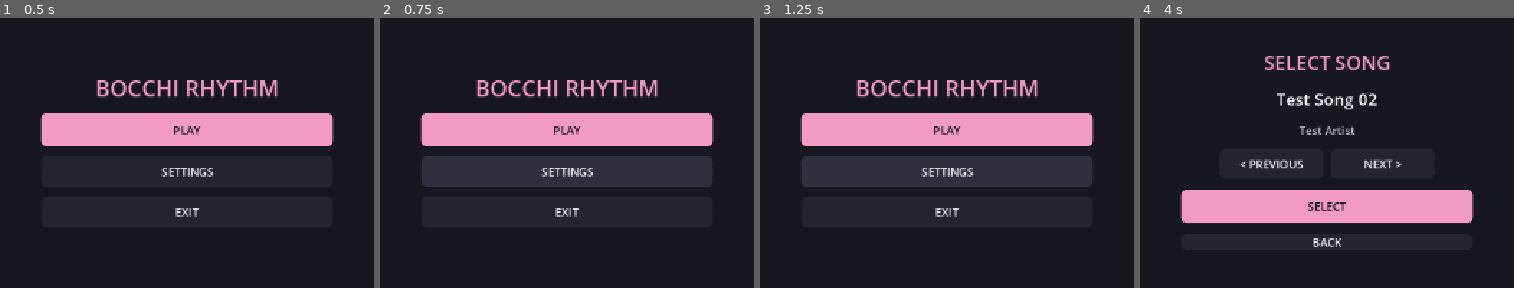
Above: before the commit, frames 1-4 (left to right).
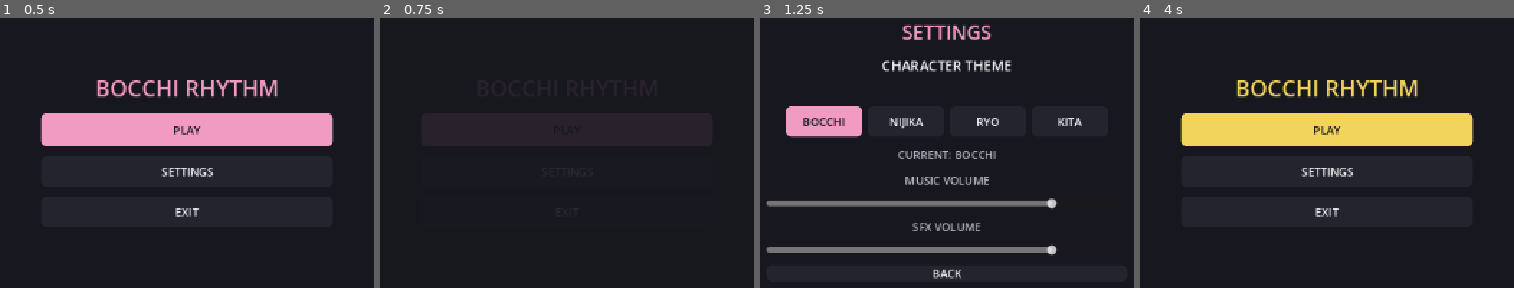
Above: after the commit, the same moments.

Repository: 7ahin/Bocchi-Rhythm
Game: Godot game, scene res://scenes/menu/MainMenu.tscn
Two runs of this game, one before a commit and one after it. Both use one fixed random seed, a clock stepped at 60 frames per second and the inputs below. Sound files missing from this copy of the repository are replaced by a short silence.
Inputs (mouse positions are in pixels of both pictures, inside the frame that each line leads up to):
- Up to frame 1 (0.5 s): no input
- Up to frame 2 (0.75 s): click "SETTINGS" at 0.5 s
- Up to frame 3 (1.25 s): no input
- Up to frame 4 (4 s): click (1203, 120) at 1.25 s, where only the run after the commit has a clickable "BOCCHI"; click (1285, 120) at 2 s, where only the run after the commit has a clickable "NIJIKA"; click (1327, 207) at 2.75 s, where only the run before the commit has a clickable "SELECT"; click "BACK" at 3.5 s

Frame 1 is identical in both runs. In frame 2, 20% of the frame differs, in the area x 10-90%, y 22-74%; in frame 3, 26%, in the area x 1-90%, y 2-97%; in frame 4, 23%.

Commit message:
add character themes, persistent settings and audio controls"

Diff:
--- /dev/null
+++ b/default_bus_layout.tres
@@ -0,0 +1,15 @@
+[gd_resource type="AudioBusLayout" format=3 uid="uid://d3q1feebh2nre"]
+
+[resource]
+bus/1/name = &"Music"
+bus/1/solo = false
+bus/1/mute = true
+bus/1/bypass_fx = false
+bus/1/volume_db = -2.630247
+bus/1/send = &"Master"
+bus/2/name = &"SFX"
+bus/2/solo = false
+bus/2/mute = false
+bus/2/bypass_fx = false
+bus/2/volume_db = 0.0
+bus/2/send = &"Master"
--- a/project.godot
+++ b/project.godot
@@ -21,6 +21,7 @@
 SongLibrary="*res://scripts/core/song_library.gd"
 SceneTransition="*res://scripts/core/scene_transition.gd"
 UiAudioManager="*res://scripts/core/ui_audio_manager.gd"
+ThemeManager="*res://scripts/core/theme_manager.gd"
 
 [display]
 
--- a/scenes/gameplay/Gameplay.tscn
+++ b/scenes/gameplay/Gameplay.tscn
@@ -176,6 +176,7 @@
 
 [node name="MusicPlayer" type="AudioStreamPlayer" parent="AudioManager" unique_id=1115307180]
 stream = ExtResource("4_jfjcr")
+bus = &"Music"
 
 [node name="JudgementManager" type="Node" parent="." unique_id=319944895]
 script = ExtResource("5_jfjcr")
@@ -203,7 +204,7 @@
 
 [node name="SongTitleLabel" type="Label" parent="HUD/MarginContainer/VBoxContainer" unique_id=778997348]
 layout_mode = 2
-theme_override_colors/font_color = Color(0.9490196, 0.60784316, 0.7607843, 1)
+theme_type_variation = &"AccentLabel"
 text = "SONG"
 
 [node name="DifficultyLabel" type="Label" parent="HUD/MarginContainer/VBoxContainer" unique_id=1768355678]
@@ -254,7 +255,7 @@
 
 [node name="PauseLabel" type="Label" parent="HUD/PauseMenu/CenterContainer/VBoxContainer" unique_id=2055109100]
 layout_mode = 2
-theme_override_colors/font_color = Color(0.9490196, 0.60784316, 0.7607843, 1)
+theme_type_variation = &"AccentLabel"
 theme_override_font_sizes/font_size = 28
 text = "PAUSED"
 horizontal_alignment = 1
--- a/scenes/menu/DifficultySelect.tscn
+++ b/scenes/menu/DifficultySelect.tscn
@@ -50,7 +50,7 @@
 
 [node name="DifficultyTitleLabel" type="Label" parent="CenterContainer/VBoxContainer" unique_id=2085337634]
 layout_mode = 2
-theme_override_colors/font_color = Color(0.9490196, 0.60784316, 0.7607843, 1)
+theme_type_variation = &"AccentLabel"
 theme_override_font_sizes/font_size = 20
 text = "SELECT DIFFICULTY"
 horizontal_alignment = 1
--- a/scenes/menu/MainMenu.tscn
+++ b/scenes/menu/MainMenu.tscn
@@ -35,7 +35,7 @@
 
 [node name="TitleLabel" type="Label" parent="CenterContainer/VBoxContainer" unique_id=418397585]
 layout_mode = 2
-theme_override_colors/font_color = Color(0.9490196, 0.60784316, 0.7607843, 1)
+theme_type_variation = &"AccentLabel"
 theme_override_font_sizes/font_size = 32
 text = "BOCCHI RHYTHM"
 horizontal_alignment = 1
--- /dev/null
+++ b/scenes/menu/Settings.tscn
@@ -0,0 +1,118 @@
+[gd_scene format=3 uid="uid://c21dwnj2per8i"]
+
+[ext_resource type="Script" uid="uid://dixoknw4fyfhc" path="res://scripts/ui/settings.gd" id="1_pe4y6"]
+
+[sub_resource type="ButtonGroup" id="ButtonGroup_76ncl"]
+
+[node name="Settings" type="Control" unique_id=373095062]
+layout_mode = 3
+anchors_preset = 15
+anchor_right = 1.0
+anchor_bottom = 1.0
+grow_horizontal = 2
+grow_vertical = 2
+script = ExtResource("1_pe4y6")
+
+[node name="Background" type="ColorRect" parent="." unique_id=1910363999]
+layout_mode = 1
+anchors_preset = 15
+anchor_right = 1.0
+anchor_bottom = 1.0
+grow_horizontal = 2
+grow_vertical = 2
+color = Color(0.09019608, 0.09019608, 0.12156863, 1)
+
+[node name="CenterContainer" type="CenterContainer" parent="." unique_id=780429340]
+layout_mode = 1
+anchors_preset = 15
+anchor_right = 1.0
+anchor_bottom = 1.0
+grow_horizontal = 2
+grow_vertical = 2
+
+[node name="VBoxContainer" type="VBoxContainer" parent="CenterContainer" unique_id=1503325513]
+custom_minimum_size = Vector2(520, 0)
+layout_mode = 2
+theme_override_constants/separation = 14
+
+[node name="TitleLabel" type="Label" parent="CenterContainer/VBoxContainer" unique_id=111653337]
+layout_mode = 2
+theme_type_variation = &"AccentLabel"
+theme_override_font_sizes/font_size = 28
+text = "SETTINGS"
+horizontal_alignment = 1
+
+[node name="ThemeLabel" type="Label" parent="CenterContainer/VBoxContainer" unique_id=1251182011]
+layout_mode = 2
+theme_override_colors/font_color = Color(0.96862745, 0.96862745, 0.98039216, 1)
+theme_override_font_sizes/font_size = 20
+text = "CHARACTER THEME
+"
+horizontal_alignment = 1
+
+[node name="ThemeContainer" type="HBoxContainer" parent="CenterContainer/VBoxContainer" unique_id=1863765700]
+layout_mode = 2
+theme_override_constants/separation = 8
+alignment = 1
+
+[node name="BocchiButton" type="Button" parent="CenterContainer/VBoxContainer/ThemeContainer" unique_id=490566463]
+custom_minimum_size = Vector2(110, 44)
+layout_mode = 2
+theme_type_variation = &"BocchiThemeButton"
+toggle_mode = true
+button_group = SubResource("ButtonGroup_76ncl")
+text = "BOCCHI"
+
+[node name="NijikaButton" type="Button" parent="CenterContainer/VBoxContainer/ThemeContainer" unique_id=118806734]
+custom_minimum_size = Vector2(110, 44)
+layout_mode = 2
+theme_type_variation = &"NijikaThemeButton"
+toggle_mode = true
+button_group = SubResource("ButtonGroup_76ncl")
+text = "NIJIKA"
+
+[node name="RyoButton" type="Button" parent="CenterContainer/VBoxContainer/ThemeContainer" unique_id=98697988]
+custom_minimum_size = Vector2(110, 44)
+layout_mode = 2
+theme_type_variation = &"RyoThemeButton"
+toggle_mode = true
+button_group = SubResource("ButtonGroup_76ncl")
+text = "RYO"
+
+[node name="KitaButton" type="Button" parent="CenterContainer/VBoxContainer/ThemeContainer" unique_id=2036086419]
+custom_minimum_size = Vector2(110, 44)
+layout_mode = 2
+theme_type_variation = &"KitaThemeButton"
+toggle_mode = true
+button_group = SubResource("ButtonGroup_76ncl")
+text = "KITA"
+
+[node name="CurrentThemeLabel" type="Label" parent="CenterContainer/VBoxContainer" unique_id=1503800276]
+layout_mode = 2
+theme_override_colors/font_color = Color(0.72156864, 0.72156864, 0.76862746, 1)
+horizontal_alignment = 1
+
+[node name="MusicLabel" type="Label" parent="CenterContainer/VBoxContainer" unique_id=750103859]
+layout_mode = 2
+theme_override_colors/font_color = Color(0.72156864, 0.72156864, 0.76862746, 1)
+text = "MUSIC VOLUME"
+horizontal_alignment = 1
+
+[node name="MusicSlider" type="HSlider" parent="CenterContainer/VBoxContainer" unique_id=1469966125]
+layout_mode = 2
+value = 80.0
+
+[node name="SFXLabel" type="Label" parent="CenterContainer/VBoxContainer" unique_id=1443481154]
+layout_mode = 2
+theme_override_colors/font_color = Color(0.72156864, 0.72156864, 0.76862746, 1)
+text = "SFX VOLUME"
+horizontal_alignment = 1
+
+[node name="SFXSlider" type="HSlider" parent="CenterContainer/VBoxContainer" unique_id=1063904695]
+layout_mode = 2
+value = 80.0
+
+[node name="BackButton" type="Button" parent="CenterContainer/VBoxContainer" unique_id=1008187677]
+layout_mode = 2
+theme_type_variation = &"FlatButton"
+text = "BACK"
--- a/scenes/menu/SongSelect.tscn
+++ b/scenes/menu/SongSelect.tscn
@@ -35,7 +35,7 @@
 
 [node name="TitleLabel" type="Label" parent="CenterContainer/VBoxContainer" unique_id=1045409746]
 layout_mode = 2
-theme_override_colors/font_color = Color(0.9490196, 0.60784316, 0.7607843, 1)
+theme_type_variation = &"AccentLabel"
 theme_override_font_sizes/font_size = 28
 text = "SELECT SONG"
 horizontal_alignment = 1
--- a/scenes/results/Results.tscn
+++ b/scenes/results/Results.tscn
@@ -35,7 +35,7 @@
 
 [node name="TitleLabel" type="Label" parent="CenterContainer/VBoxContainer" unique_id=410303141]
 layout_mode = 2
-theme_override_colors/font_color = Color(0.9490196, 0.60784316, 0.7607843, 1)
+theme_type_variation = &"AccentLabel"
 theme_override_font_sizes/font_size = 28
 text = "RESULT"
 horizontal_alignment = 1
--- a/scripts/core/audio_manager.gd
+++ b/scripts/core/audio_manager.gd
@@ -5,7 +5,10 @@
 var last_song_time: float = 0.0
 var debug_timer: float = 0.0
 
+
 func _ready():
+	music_player.bus = "Music"
+
 	var audio_path = GameSession.selected_audio_path
 
 	if audio_path.is_empty():
@@ -17,12 +20,10 @@
 		return
 
 	music_player.stream = load(audio_path)
-
-	print("Audio loaded: ", audio_path)
-
 	music_player.play()
 
 	print("Music started!")
+
 
 func _process(delta):
 	if not music_player.playing:
--- /dev/null
+++ b/scripts/core/theme_manager.gd
@@ -0,0 +1,187 @@
+extends Node
+
+const THEME_PATH := "res://themes/bocchi_theme.tres"
+const SETTINGS_PATH := "user://settings.cfg"
+
+var game_theme: Theme
+var music_volume: float = 80.0
+var sfx_volume: float = 80.0
+var current_theme: String = "bocchi"
+
+var character_colors: Dictionary = {
+	"bocchi": Color("#F29BC2"),
+	"nijika": Color("#F2D45C"),
+	"ryo": Color("#67A9D8"),
+	"kita": Color("#E85D6A")
+}
+
+
+func _ready():
+	game_theme = load(THEME_PATH)
+
+	if game_theme == null:
+		push_error("Failed to load game theme.")
+		return
+
+	load_settings()
+
+	apply_theme(current_theme, false)
+	set_bus_volume("Music", music_volume)
+	set_bus_volume("SFX", sfx_volume)
+
+
+func apply_theme(theme_name: String, save_preference: bool = true):
+	if not character_colors.has(theme_name):
+		push_error("Unknown character theme: " + theme_name)
+		return
+
+	current_theme = theme_name
+
+	var accent: Color = character_colors[theme_name]
+
+	update_primary_buttons(accent)
+	update_accent_labels(accent)
+
+	# Paksa UI refresh selepas theme berubah.
+	game_theme.emit_changed()
+
+	if save_preference:
+		save_settings()
+
+	print("Character theme applied: ", theme_name)
+
+
+func update_primary_buttons(accent: Color):
+	var normal_style = game_theme.get_stylebox(
+		"normal",
+		"PrimaryButton"
+	)
+
+	var hover_style = game_theme.get_stylebox(
+		"hover",
+		"PrimaryButton"
+	)
+
+	var pressed_style = game_theme.get_stylebox(
+		"pressed",
+		"PrimaryButton"
+	)
+
+	if normal_style is StyleBoxFlat:
+		normal_style.bg_color = accent
+
+	if hover_style is StyleBoxFlat:
+		hover_style.bg_color = accent.lightened(0.15)
+
+	if pressed_style is StyleBoxFlat:
+		pressed_style.bg_color = accent.darkened(0.12)
+
+
+func update_accent_labels(accent: Color):
+	game_theme.set_color(
+		"font_color",
+		"AccentLabel",
+		accent
+	)
+
+
+func get_accent_color() -> Color:
+	return character_colors.get(
+		current_theme,
+		Color("#F29BC2")
+	)
+
+func set_bus_volume(bus_name: String, value: float):
+	var bus_index := AudioServer.get_bus_index(bus_name)
+
+	if bus_index == -1:
+		return
+
+	if value <= 0.0:
+		AudioServer.set_bus_mute(bus_index, true)
+		return
+
+	AudioServer.set_bus_mute(bus_index, false)
+
+	AudioServer.set_bus_volume_db(
+		bus_index,
+		linear_to_db(value / 100.0)
+	)
+
+
+func set_music_volume(value: float):
+	music_volume = value
+	set_bus_volume("Music", value)
+	save_settings()
+
+
+func set_sfx_volume(value: float):
+	sfx_volume = value
+	set_bus_volume("SFX", value)
+	save_settings()
+
+
+func save_settings():
+	var config := ConfigFile.new()
+
+	config.set_value(
+		"appearance",
+		"character_theme",
+		current_theme
+	)
+
+	config.set_value(
+		"audio",
+		"music_volume",
+		music_volume
+	)
+
+	config.set_value(
+		"audio",
+		"sfx_volume",
+		sfx_volume
+	)
+
+	var error := config.save(SETTINGS_PATH)
+
+	if error != OK:
+		push_error("Failed to save settings.")
+
+
+func load_settings():
+	var config := ConfigFile.new()
+
+	var error := config.load(SETTINGS_PATH)
+
+	if error != OK:
+		current_theme = "bocchi"
+		return
+
+	var saved_theme: String = str(
+		config.get_value(
+			"appearance",
+			"character_theme",
+			"bocchi"
+		)
+	)
+
+	if character_colors.has(saved_theme):
+		current_theme = saved_theme
+	else:
+		current_theme = "bocchi"
+
+	music_volume = float(
+		config.get_value(
+			"audio",
+			"music_volume",
+			80.0
+		)
+	)
+
+	sfx_volume = float(
+		config.get_value(
+			"audio",
+			"sfx_volume",
+			80.0
+		)
+	)
--- a/scripts/core/ui_audio_manager.gd
+++ b/scripts/core/ui_audio_manager.gd
@@ -11,8 +11,14 @@
 	hover_player = AudioStreamPlayer.new()
 	click_player = AudioStreamPlayer.new()
 
+	hover_player.bus = "SFX"
+	click_player.bus = "SFX"
+
 	add_child(hover_player)
 	add_child(click_player)
+
+	hover_player.volume_db = -12.0
+	click_player.volume_db = -8.0
 
 	load_audio()
 
--- a/scripts/rhythm/input_test.gd
+++ b/scripts/rhythm/input_test.gd
@@ -4,27 +4,33 @@
 @onready var lane_2 = $CenterContainer/Playfield/HBoxContainer/Lane2
 @onready var lane_3 = $CenterContainer/Playfield/HBoxContainer/Lane3
 @onready var lane_4 = $CenterContainer/Playfield/HBoxContainer/Lane4
+
 @onready var hbox = $CenterContainer/Playfield/HBoxContainer
 @onready var judgement_line = $CenterContainer/Playfield/JudgementLine
+
 @onready var judgement_manager = $JudgementManager
 
-var idle_color = Color("#303038")
-var pressed_color = Color("#f2d45c")
+
+var lane_normal_color := Color("#24242F")
+var lane_pressed_color: Color
+
 
 func _ready():
-	lane_1.color = idle_color
-	lane_2.color = idle_color
-	lane_3.color = idle_color
-	lane_4.color = idle_color
+	# Ambil warna character theme semasa.
+	lane_pressed_color = ThemeManager.get_accent_color()
+
+	# Judgement line ikut character theme.
+	judgement_line.color = lane_pressed_color
 
 	call_deferred("sync_judgement_line")
+
 
 func sync_judgement_line():
 	judgement_line.position.x = hbox.position.x
 	judgement_line.size.x = hbox.size.x
 
+
 func _process(_delta):
-
 	if Input.is_action_just_pressed("lane_1"):
 		judgement_manager.judge_lane(0)
 
@@ -37,14 +43,29 @@
 	if Input.is_action_just_pressed("lane_4"):
 		judgement_manager.judge_lane(3)
 
-	update_lane(lane_1, Input.is_action_pressed("lane_1"))
-	update_lane(lane_2, Input.is_action_pressed("lane_2"))
-	update_lane(lane_3, Input.is_action_pressed("lane_3"))
-	update_lane(lane_4, Input.is_action_pressed("lane_4"))
+	update_lane(
+		lane_1,
+		Input.is_action_pressed("lane_1")
+	)
+
+	update_lane(
+		lane_2,
+		Input.is_action_pressed("lane_2")
+	)
+
+	update_lane(
+		lane_3,
+		Input.is_action_pressed("lane_3")
+	)
+
+	update_lane(
+		lane_4,
+		Input.is_action_pressed("lane_4")
+	)
 
 
 func update_lane(lane: ColorRect, pressed: bool):
 	if pressed:
-		lane.color = pressed_color
+		lane.color = lane_pressed_color
 	else:
-		lane.color = idle_color
+		lane.color = lane_normal_color
--- a/scripts/rhythm/note.gd
+++ b/scripts/rhythm/note.gd
@@ -55,7 +55,7 @@
 
 	pivot_offset = size / 2.0
 
-	color = Color("#F29BC2")
+	color = ThemeManager.get_accent_color()
 
 	var tween = create_tween()
 
--- a/scripts/ui/main_menu.gd
+++ b/scripts/ui/main_menu.gd
@@ -10,6 +10,7 @@
 	settings_button.pressed.connect(_on_settings_pressed)
 	exit_button.pressed.connect(_on_exit_pressed)
 
+	# ThemeManager.apply_theme("nijika")
 
 func _on_play_pressed():
 	GameSession.reset_session()
@@ -20,7 +21,9 @@
 
 
 func _on_settings_pressed():
-	print("Settings not implemented yet.")
+	SceneTransition.change_scene(
+		"res://scenes/menu/Settings.tscn"
+	)
 
 
 func _on_exit_pressed():
--- /dev/null
+++ b/scripts/ui/settings.gd
@@ -0,0 +1,82 @@
+extends Control
+
+@onready var bocchi_button: Button = $CenterContainer/VBoxContainer/ThemeContainer/BocchiButton
+@onready var nijika_button: Button = $CenterContainer/VBoxContainer/ThemeContainer/NijikaButton
+@onready var ryo_button: Button = $CenterContainer/VBoxContainer/ThemeContainer/RyoButton
+@onready var kita_button: Button = $CenterContainer/VBoxContainer/ThemeContainer/KitaButton
+
+@onready var current_theme_label: Label = $CenterContainer/VBoxContainer/CurrentThemeLabel
+@onready var back_button: Button = $CenterContainer/VBoxContainer/BackButton
+@onready var music_slider: HSlider = $CenterContainer/VBoxContainer/MusicSlider
+@onready var sfx_slider: HSlider = $CenterContainer/VBoxContainer/SFXSlider
+
+func _ready():
+	bocchi_button.pressed.connect(
+		func(): select_theme("bocchi")
+	)
+
+	nijika_button.pressed.connect(
+		func(): select_theme("nijika")
+	)
+
+	ryo_button.pressed.connect(
+		func(): select_theme("ryo")
+	)
+
+	kita_button.pressed.connect(
+		func(): select_theme("kita")
+	)
+
+	back_button.pressed.connect(_on_back_pressed)
+
+	music_slider.value_changed.connect(_on_music_volume_changed)
+	sfx_slider.value_changed.connect(_on_sfx_volume_changed)
+
+	music_slider.value = ThemeManager.music_volume
+	sfx_slider.value = ThemeManager.sfx_volume
+
+	update_theme_label()
+	update_theme_buttons()
+
+
+func select_theme(theme_name: String):
+	ThemeManager.apply_theme(theme_name)
+
+	update_theme_label()
+	update_theme_buttons()
+
+
+func update_theme_label():
+	current_theme_label.text = (
+		"CURRENT: "
+		+ ThemeManager.current_theme.to_upper()
+	)
+
+func update_theme_buttons():
+	bocchi_button.set_pressed_no_signal(
+		ThemeManager.current_theme == "bocchi"
+	)
+
+	nijika_button.set_pressed_no_signal(
+		ThemeManager.current_theme == "nijika"
+	)
+
+	ryo_button.set_pressed_no_signal(
+		ThemeManager.current_theme == "ryo"
+	)
+
+	kita_button.set_pressed_no_signal(
+		ThemeManager.current_theme == "kita"
+	)
+
+func _on_music_volume_changed(value: float):
+	ThemeManager.set_music_volume(value)
+
+
+func _on_sfx_volume_changed(value: float):
+	ThemeManager.set_sfx_volume(value)
+
+func _on_back_pressed():
+	SceneTransition.change_scene(
+		"res://scenes/menu/MainMenu.tscn"
+	)
--- a/themes/bocchi_theme.tres
+++ b/themes/bocchi_theme.tres
@@ -1,4 +1,18 @@
 [gd_resource type="Theme" format=3 uid="uid://dlg874qw44bnf"]
+
+[sub_resource type="StyleBoxFlat" id="StyleBoxFlat_n7rd3"]
+bg_color = Color(0.9647059, 0.69803923, 0.8117647, 1)
+corner_radius_top_left = 8
+corner_radius_top_right = 8
+corner_radius_bottom_right = 8
+corner_radius_bottom_left = 8
+
+[sub_resource type="StyleBoxFlat" id="StyleBoxFlat_p1gmo"]
+bg_color = Color(0.9490196, 0.60784316, 0.7607843, 1)
+corner_radius_top_left = 8
+corner_radius_top_right = 8
+corner_radius_bottom_right = 8
+corner_radius_bottom_left = 8
 
 [sub_resource type="StyleBoxFlat" id="StyleBoxFlat_bwpmh"]
 bg_color = Color(0.1254902, 0.1254902, 0.16078432, 1)
@@ -42,6 +56,34 @@
 corner_radius_bottom_right = 8
 corner_radius_bottom_left = 8
 
+[sub_resource type="StyleBoxFlat" id="StyleBoxFlat_tyggu"]
+bg_color = Color(0.9098039, 0.3647059, 0.41568628, 1)
+corner_radius_top_left = 8
+corner_radius_top_right = 8
+corner_radius_bottom_right = 8
+corner_radius_bottom_left = 8
+
+[sub_resource type="StyleBoxFlat" id="StyleBoxFlat_pe4y6"]
+bg_color = Color(0.9098039, 0.3647059, 0.41568628, 1)
+corner_radius_top_left = 8
+corner_radius_top_right = 8
+corner_radius_bottom_right = 8
+corner_radius_bottom_left = 8
+
+[sub_resource type="StyleBoxFlat" id="StyleBoxFlat_fbsas"]
+bg_color = Color(0.9490196, 0.83137256, 0.36078432, 1)
+corner_radius_top_left = 8
+corner_radius_top_right = 8
+corner_radius_bottom_right = 8
+corner_radius_bottom_left = 8
+
+[sub_resource type="StyleBoxFlat" id="StyleBoxFlat_o5p2w"]
+bg_color = Color(0.9490196, 0.83137256, 0.36078432, 1)
+corner_radius_top_left = 8
+corner_radius_top_right = 8
+corner_radius_bottom_right = 8
+corner_radius_bottom_left = 8
+
 [sub_resource type="StyleBoxFlat" id="StyleBoxFlat_q4mpr"]
 bg_color = Color(0.9490196, 0.83137256, 0.36078432, 1)
 corner_radius_top_left = 8
@@ -77,7 +119,28 @@
 corner_radius_bottom_right = 8
 corner_radius_bottom_left = 8
 
+[sub_resource type="StyleBoxFlat" id="StyleBoxFlat_udi4x"]
+bg_color = Color(0.40392157, 0.6627451, 0.84705883, 1)
+corner_radius_top_left = 8
+corner_radius_top_right = 8
+corner_radius_bottom_right = 8
+corner_radius_bottom_left = 8
+
+[sub_resource type="StyleBoxFlat" id="StyleBoxFlat_l0uwp"]
+bg_color = Color(0.40392157, 0.6627451, 0.84705883, 1)
+corner_radius_top_left = 8
+corner_radius_top_right = 8
+corner_radius_bottom_right = 8
+corner_radius_bottom_left = 8
+
 [resource]
+AccentLabel/base_type = &"Label"
+AccentLabel/colors/font_color = Color(0.9490196, 0.60784316, 0.7607843, 1)
+BocchiThemeButton/base_type = &"Button"
+BocchiThemeButton/colors/font_hover_pressed_color = Color(0.09019608, 0.09019608, 0.12156863, 1)
+BocchiThemeButton/colors/font_pressed_color = Color(0.09019608, 0.09019608, 0.12156863, 1)
+BocchiThemeButton/styles/hover_pressed = SubResource("StyleBoxFlat_n7rd3")
+BocchiThemeButton/styles/pressed = SubResource("StyleBoxFlat_p1gmo")
 Button/colors/font_color = Color(0.96862745, 0.96862745, 0.98039216, 1)
 Button/colors/font_disabled_color = Color(0.4, 0.4, 0.44705883, 1)
 Button/colors/font_hover_color = Color(0.96862745, 0.96862745, 0.98039216, 1)
@@ -94,6 +157,16 @@
 HardDifficultyButton/colors/font_hover_pressed_color = Color(0.09019608, 0.09019608, 0.12156863, 1)
 HardDifficultyButton/colors/font_pressed_color = Color(0.09019608, 0.09019608, 0.12156863, 1)
 HardDifficultyButton/styles/pressed = SubResource("StyleBoxFlat_gllw1")
+KitaThemeButton/base_type = &"Button"
+KitaThemeButton/colors/font_hover_pressed_color = Color(0.09019608, 0.09019608, 0.12156863, 1)
+KitaThemeButton/colors/font_pressed_color = Color(0.09019608, 0.09019608, 0.12156863, 1)
+KitaThemeButton/styles/hover_pressed = SubResource("StyleBoxFlat_tyggu")
+KitaThemeButton/styles/pressed = SubResource("StyleBoxFlat_pe4y6")
+NijikaThemeButton/base_type = &"Button"
+NijikaThemeButton/colors/font_hover_pressed_color = Color(0.09019608, 0.09019608, 0.12156863, 1)
+NijikaThemeButton/colors/font_pressed_color = Color(0.09019608, 0.09019608, 0.12156863, 1)
+NijikaThemeButton/styles/hover_pressed = SubResource("StyleBoxFlat_fbsas")
+NijikaThemeButton/styles/pressed = SubResource("StyleBoxFlat_o5p2w")
 NormalDifficultyButton/base_type = &"Button"
 NormalDifficultyButton/colors/font_hover_pressed_color = Color(0.09019608, 0.09019608, 0.12156863, 1)
 NormalDifficultyButton/colors/font_pressed_color = Color(0.09019608, 0.09019608, 0.12156863, 1)
@@ -107,3 +180,8 @@
 PrimaryButton/styles/hover = SubResource("StyleBoxFlat_jpcmc")
 PrimaryButton/styles/normal = SubResource("StyleBoxFlat_14hqj")
 PrimaryButton/styles/pressed = SubResource("StyleBoxFlat_w4nmm")
+RyoThemeButton/base_type = &"Button"
+RyoThemeButton/colors/font_hover_pressed_color = Color(0.09019608, 0.09019608, 0.12156863, 1)
+RyoThemeButton/colors/font_pressed_color = Color(0.09019608, 0.09019608, 0.12156863, 1)
+RyoThemeButton/styles/hover_pressed = SubResource("StyleBoxFlat_udi4x")
+RyoThemeButton/styles/pressed = SubResource("StyleBoxFlat_l0uwp")
Not shown, added: scripts/core/theme_manager.gd.uid
Not shown, added: scripts/ui/settings.gd.uid
Not shown, added: docs/progress/Day_06_Log.md
